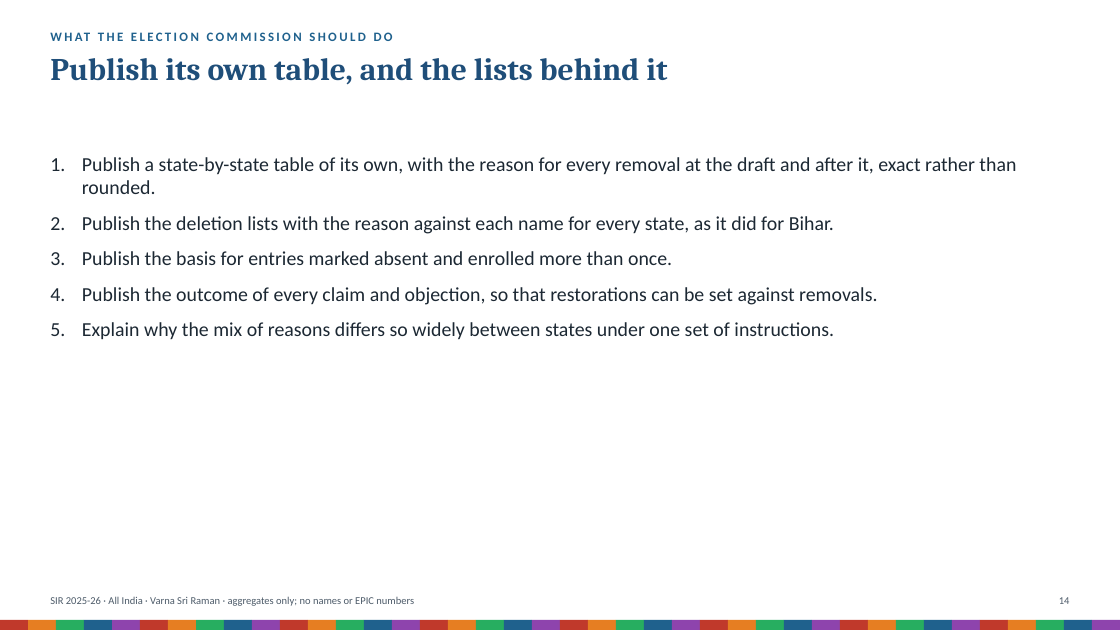
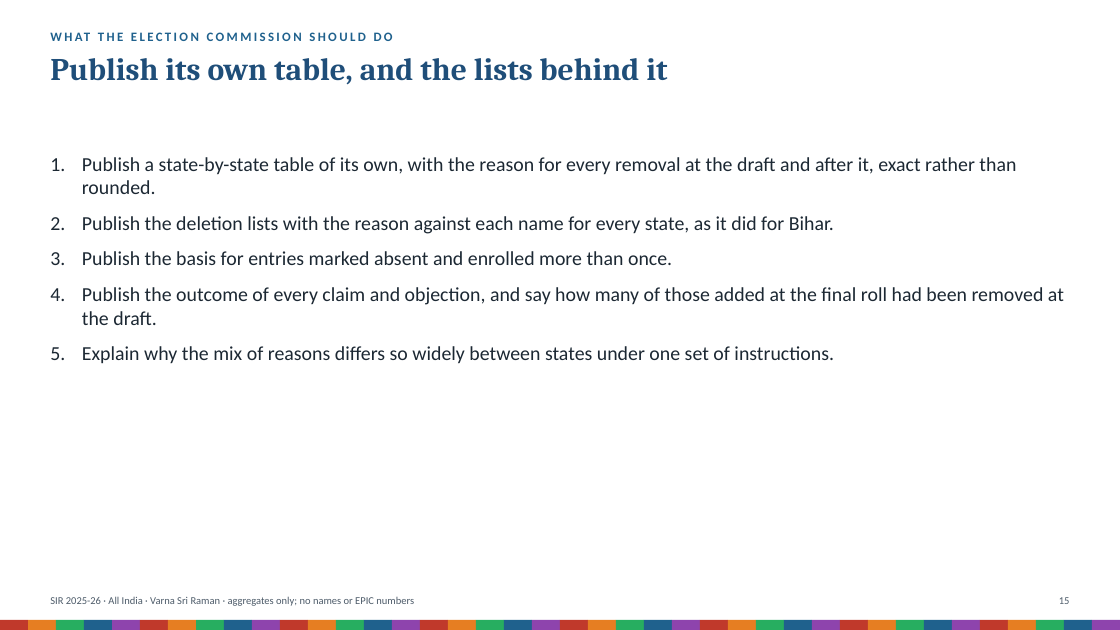
Before and after one commit to Varnasr/INDIA-DATA, a slide deck: slide 15 of reports/sir-india-deck.pptx (slide 14 before the commit). Drawn at 1120x630 pixels with LibreOffice and Linux fonts; fonts in the diff are those of the drawing. Boxes give left, top, right and bottom in pixels: in the first picture for what was removed or moved away, otherwise in the second. Text is boxed around its words. In the diff, an @@ line names an element or a change of style, - is before the commit and + after.

```diff
--- a/reports/sir-india-deck.pptx
+++ b/reports/sir-india-deck.pptx
@@ text at (82, 287, 1064, 325): text changed @@
-4. Publish the outcome of every claim and objection, so that restorations can be set against removals.
+4. Publish the outcome of every claim and objection, and say how many of those added at the final roll had been removed at the draft.
```
Also in this commit, not shown: 3 other slides changed, 1 slide added, 35 other files.
